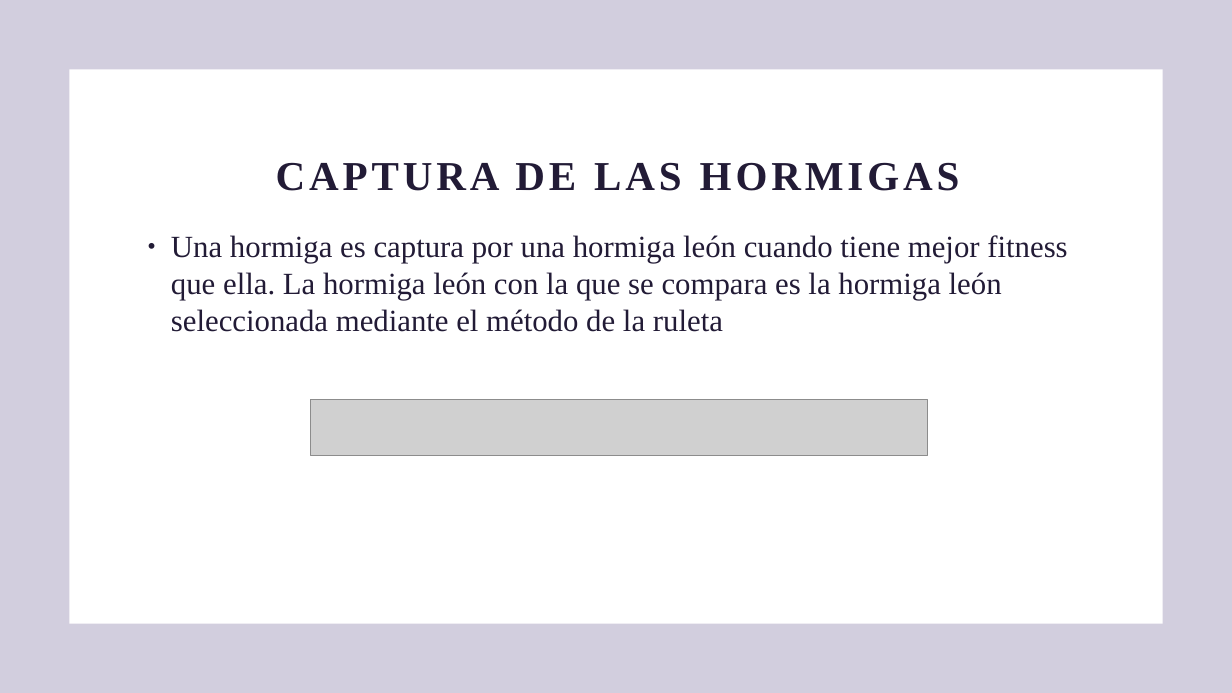
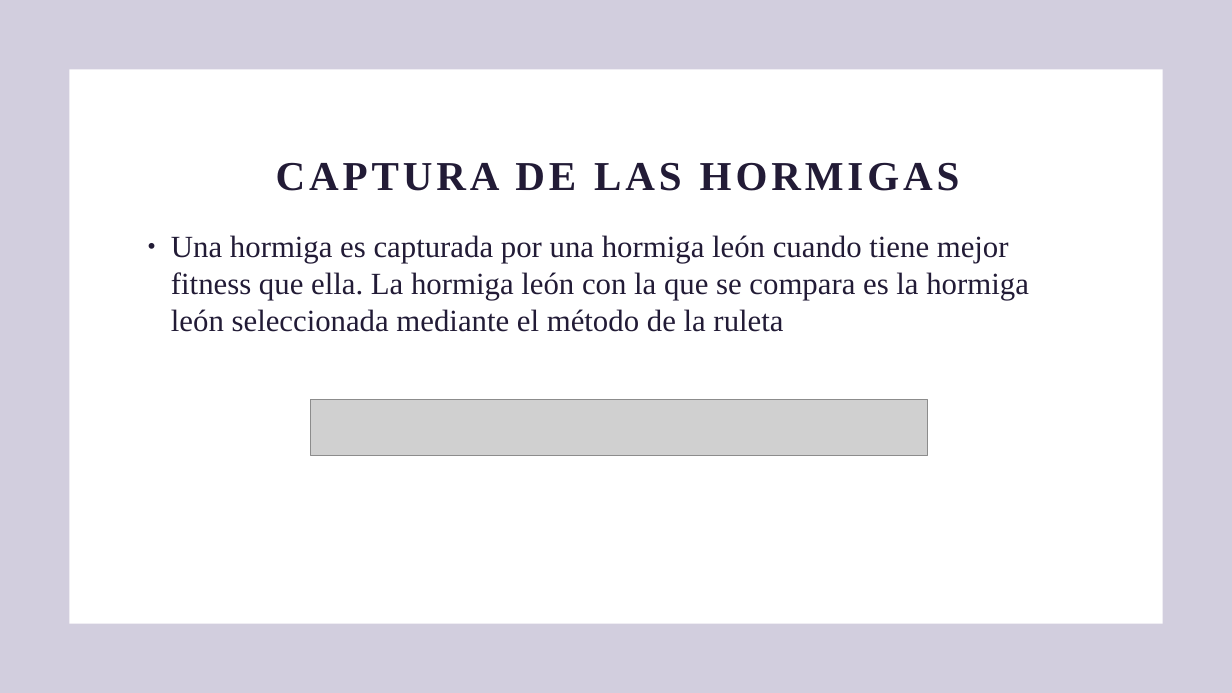
Before and after one commit to Mario-Carmona/MH, a slide deck: slide 7 of Proyecto_Final/Memoria/Presentación4.pptx. Drawn at 1232x693 pixels with LibreOffice and Linux fonts; fonts in the diff are those of the drawing; grey boxes stand for pictures. Boxes give left, top, right and bottom in pixels: in the first picture for what was removed or moved away, otherwise in the second. Text is boxed around its words. In the diff, an @@ line names an element or a change of style, - is before the commit and + after.

```diff
--- a/Proyecto_Final/Memoria/Presentación4.pptx
+++ b/Proyecto_Final/Memoria/Presentación4.pptx
@@ text at box(171, 235, 1029, 332): text changed @@
-• Una hormiga es captura por una hormiga león cuando tiene mejor fitness que ella. La hormiga león con la que se compara es la hormiga león seleccionada mediante el método de la ruleta
+• Una hormiga es capturada por una hormiga león cuando tiene mejor fitness que ella. La hormiga león con la que se compara es la hormiga león seleccionada mediante el método de la ruleta
```
Also in this commit, not shown: 2 other slides changed, 10 other files.
